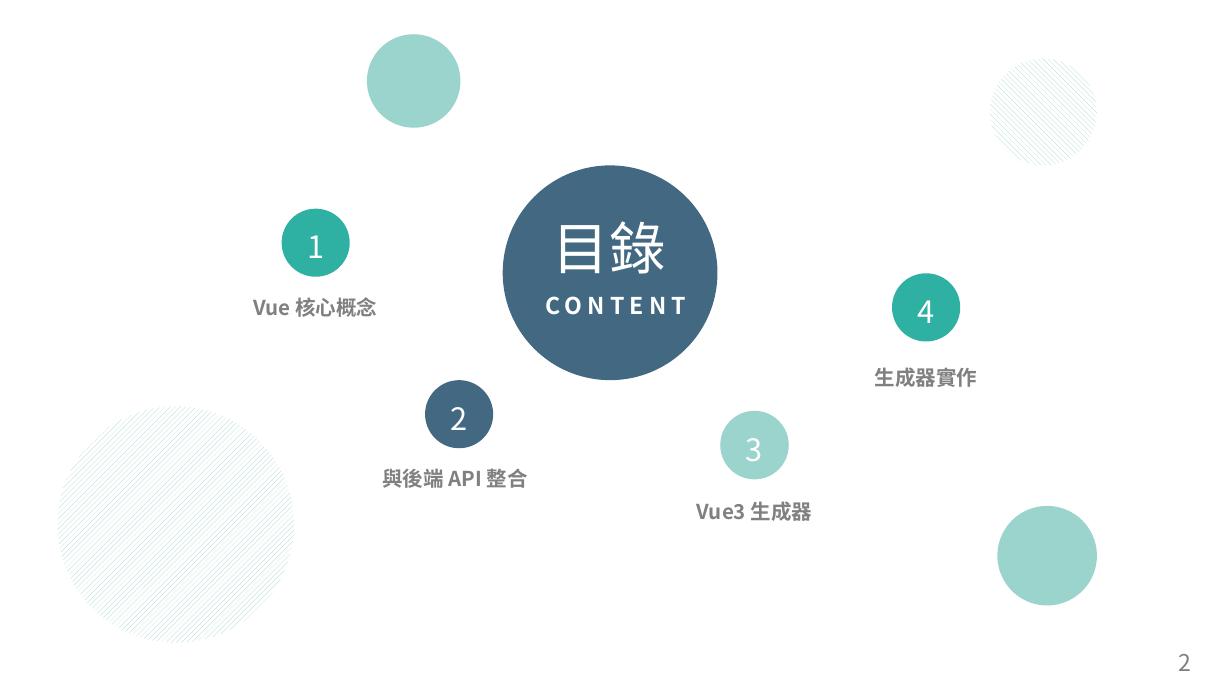
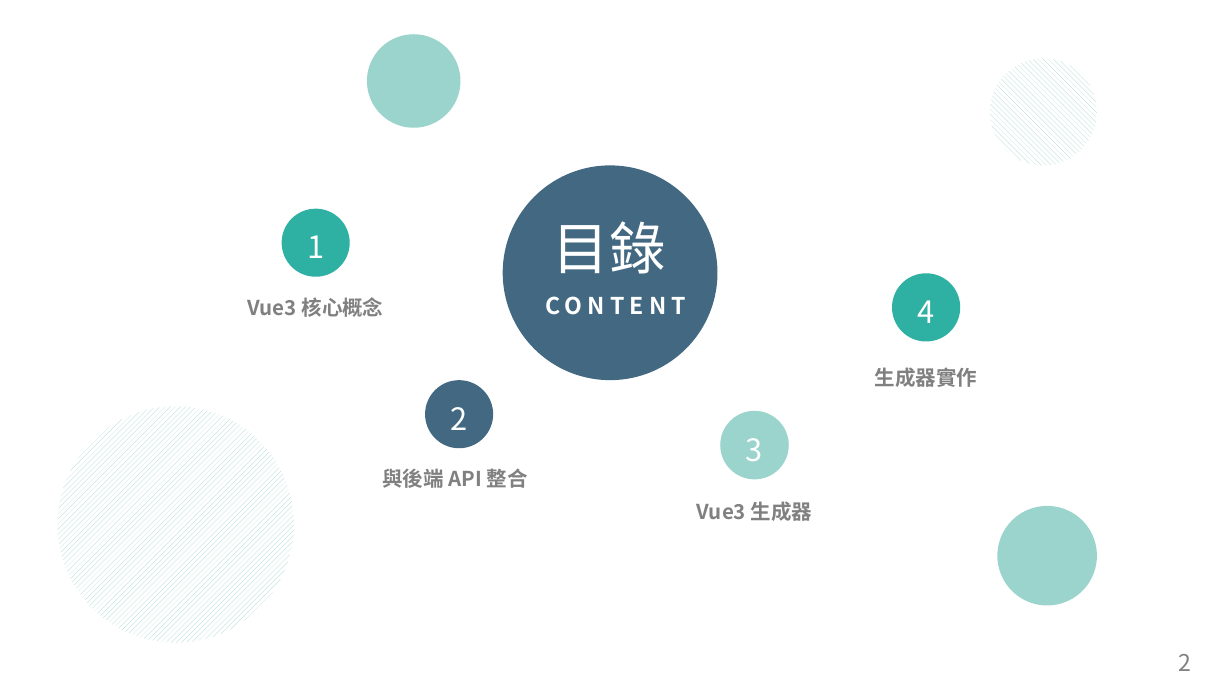
Before and after one commit to arx827/myDrive, a slide deck: slide 2 of Vue.js 從基礎到協作.pptx. Drawn at 1232x693 pixels with LibreOffice and Linux fonts; fonts in the diff are those of the drawing. Boxes give left, top, right and bottom in pixels: in the first picture for what was removed or moved away, otherwise in the second. Text is boxed around its words. In the diff, an @@ line names an element or a change of style, - is before the commit and + after.

```diff
--- a/Vue.js 從基礎到協作.pptx
+++ b/Vue.js 從基礎到協作.pptx
@@ text at bbox=[248, 297, 384, 317]: text changed @@
-Vue 核心概念
+Vue3 核心概念
```
Also in this commit, not shown: 10 other slides changed, 2 slides added, 1 slide removed, 1 other file.
